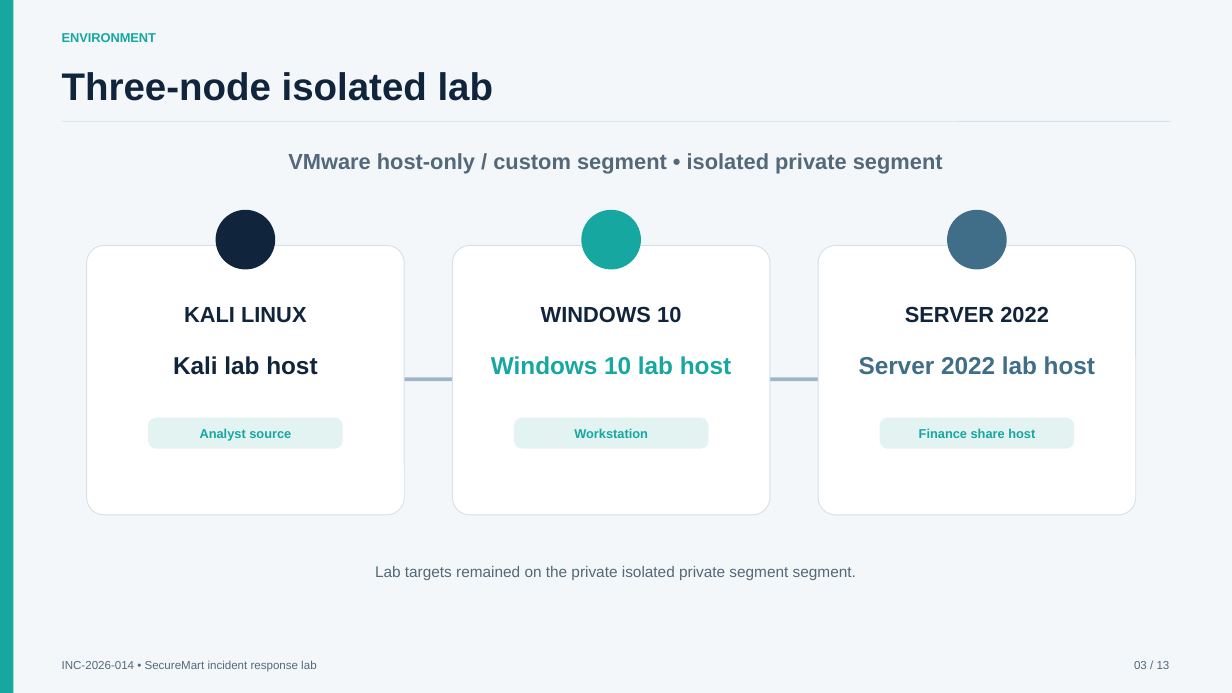
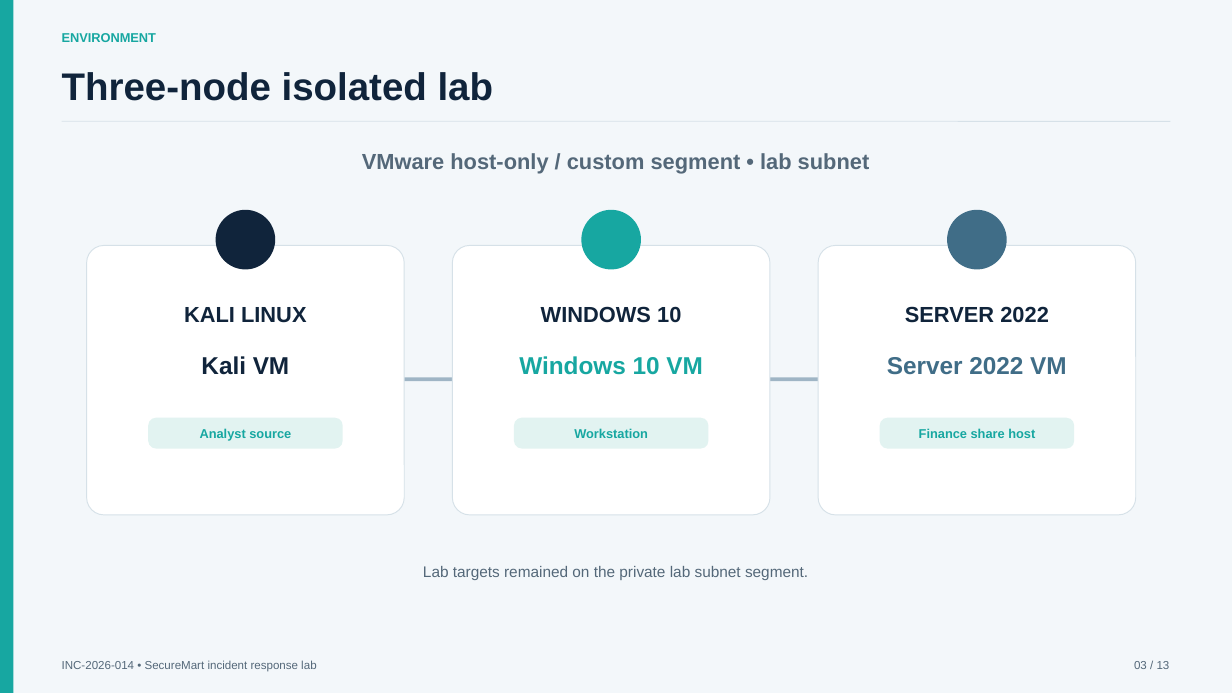
Before and after one commit to CyberBoy50/Cyber-Project-IR-Portfolio, a slide deck: slide 3 of presentation/CEH_IR_Briefing_Public.pptx. Drawn at 1232x693 pixels with LibreOffice and Linux fonts; fonts in the diff are those of the drawing. Boxes give left, top, right and bottom in pixels: in the first picture for what was removed or moved away, otherwise in the second. Text is boxed around its words. In the diff, an @@ line names an element or a change of style, - is before the commit and + after.

```diff
--- a/presentation/CEH_IR_Briefing_Public.pptx
+++ b/presentation/CEH_IR_Briefing_Public.pptx
@@ text at (x1=362, y1=153, x2=870, y2=174): text changed @@
-VMware host-only / custom segment • isolated private segment
+VMware host-only / custom segment • lab subnet
@@ text at (x1=201, y1=356, x2=290, y2=375): text changed @@
-Kali lab host
+Kali VM
@@ text at (x1=519, y1=356, x2=703, y2=375): text changed @@
-Windows 10 lab host
+Windows 10 VM
@@ text at (x1=887, y1=357, x2=1067, y2=375): text changed @@
-Server 2022 lab host
+Server 2022 VM
@@ text at (x1=423, y1=566, x2=808, y2=580): text changed @@
-Lab targets remained on the private isolated private segment segment.
+Lab targets remained on the private lab subnet segment.
```
Also in this commit, not shown: 5 other slides changed.
